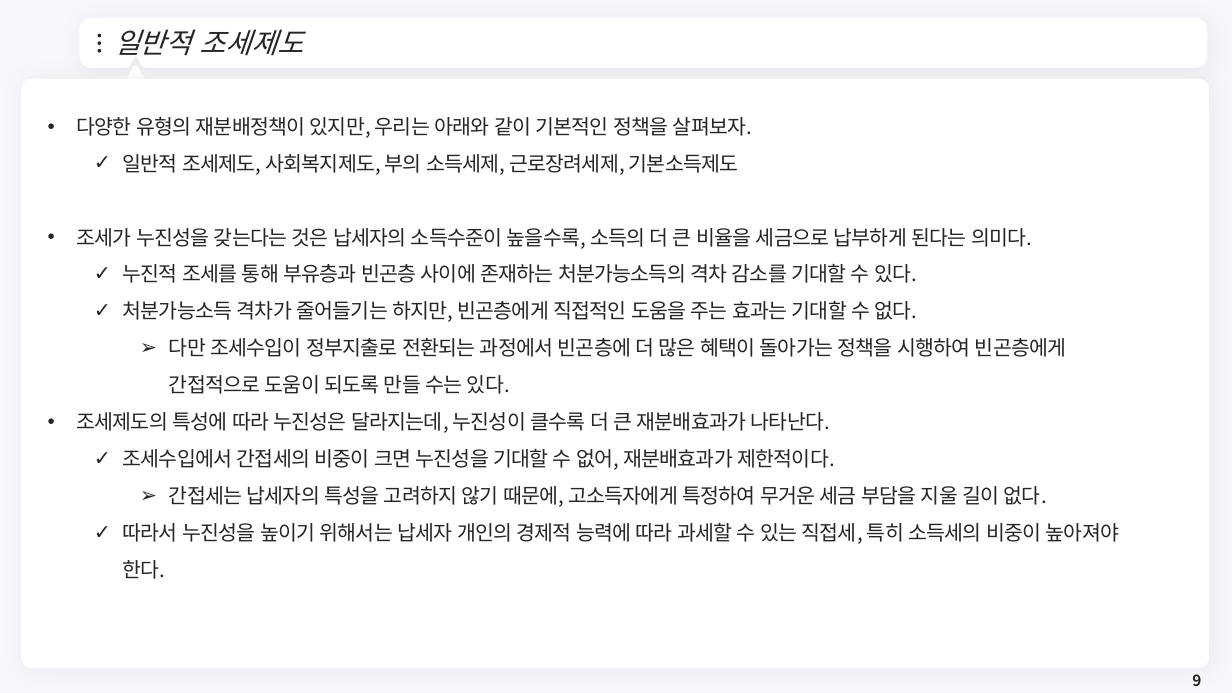
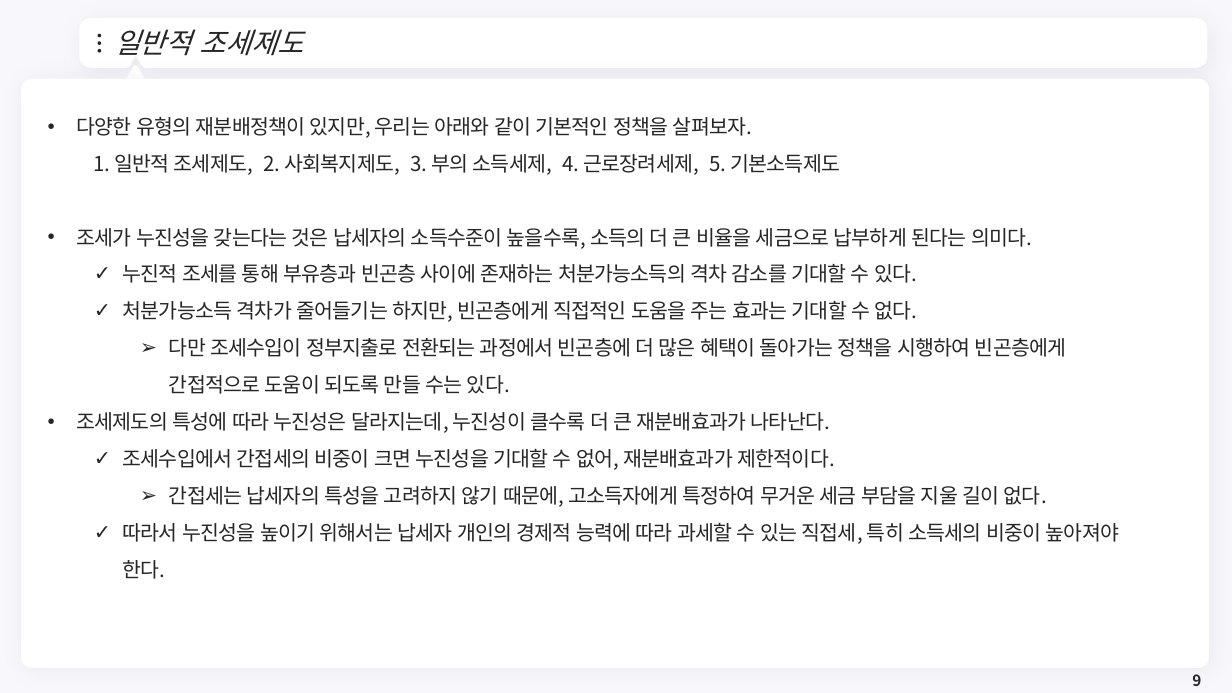
Before and after one commit to meandthey/Teaching, a slide deck: slide 9 of 재정학/01_Lectures/재정학_Chapter_9.pptx. Drawn at 1232x693 pixels with LibreOffice and Linux fonts; fonts in the diff are those of the drawing; background and template pictures are left out. Boxes give left, top, right and bottom in pixels: in the first picture for what was removed or moved away, otherwise in the second. Text is boxed around its words. In the diff, an @@ line names an element or a change of style, - is before the commit and + after.

```diff
--- a/재정학/01_Lectures/재정학_Chapter_9.pptx
+++ b/재정학/01_Lectures/재정학_Chapter_9.pptx
@@ text at (94, 154, 840, 175): text changed @@
-  ✓ 일반적 조세제도, 사회복지제도, 부의 소득세제, 근로장려세제, 기본소득제도
+  1. 일반적 조세제도, 2. 사회복지제도, 3. 부의 소득세제, 4. 근로장려세제, 5. 기본소득제도
```
Also in this commit, not shown: 3 other slides changed, 1 other file.
